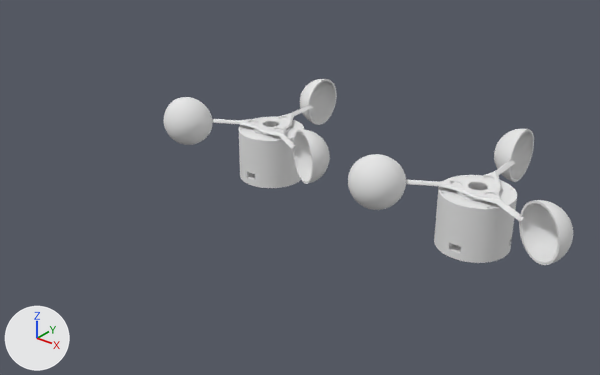
Before and after pictures for a commit that changed the Blender file illustration.blend.
Before and after are seen from a 50 mm camera at (775.0, -899.0, 551.0) aimed at (166.0, -137.0, 79.0). The axes (+X, +Y, +Z) are drawn at lower left. The lights are the same throughout.

The scene before the commit, as lines of its bpy script (objects in view):
```python
ob_cube = bpy.data.objects.new('Cube', me_cube)
ob_cube.location = (0.0, 0.0, 0.0)
ob_cube_001 = bpy.data.objects.new('Cube.001', me_cube_001)
ob_cube_001.location = (0.0, 130.0, 83.0)
ob_cube_001.rotation_euler = (3.142, 1.571, 0.0)  # degrees (180, 90, 0)
ob_cube_002 = bpy.data.objects.new('Cube.002', me_cube_002)
ob_cube_002.location = (-112.6, -65.0, 83.0)
ob_cube_002.rotation_euler = (1.047, 1.571, 0.0)  # degrees (60, 90, 0)
ob_cube_003 = bpy.data.objects.new('Cube.003', me_cube_003)
ob_cube_003.location = (112.6, -65.0, 83.0)
ob_cube_003.rotation_euler = (-1.047, 1.571, 0.0)  # degrees (-60, 90, 0)
ob_cube_005 = bpy.data.objects.new('Cube.005', me_cube_005)
ob_cube_005.location = (237.4, -65.0, 83.0)
ob_cube_005.rotation_euler = (1.047, 1.571, 0.0)  # degrees (60, 90, 0)
ob_plane_001 = bpy.data.objects.new('Plane.001', me_plane_001)
ob_plane_001.location = (0.0, 0.0, 83.0)
```
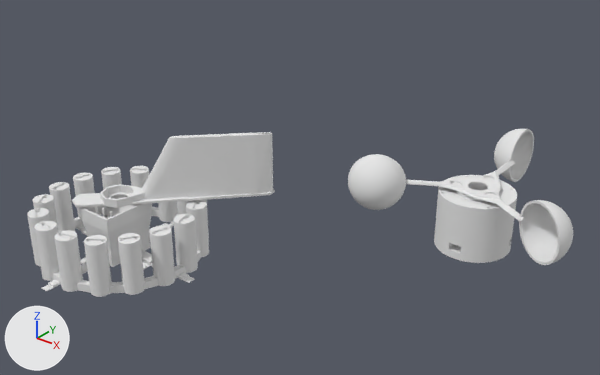
Pixel boxes [x1, y1, x2, y2] of what changed, in the pictures (600 x 375 px):
'Plane', added: after [27, 166, 209, 297]
'Cube.004', added: after [72, 132, 275, 208]
'Cube', deleted: before [239, 117, 304, 188]
'Cube.002', deleted: before [164, 97, 212, 145]
'Cube.003', deleted: before [293, 130, 330, 184]
'Cube.001', deleted: before [300, 79, 337, 125]
'Plane.001', deleted: before [212, 104, 313, 149]

Patch to the scene script:
```diff
--- a/illustration.blend.py
+++ b/illustration.blend.py
@@ mat_material_003 @@
+mat_material_003 = diffuse_material('Material.003')
+mat_material_003.base_color = (0.8, 0.8, 0.8)  # white #e7e7e7
@@ mat_material_001 @@
+mat_material_001 = diffuse_material('Material.001')
+mat_material_001.base_color = (0.8, 0.8, 0.8)  # white #e7e7e7
@@ me_cube_009 @@
+me_cube_009.from_pydata(...)  # 965 vertices, 537 faces, 1 loose edge; spans x -48.0..142.0, y -48.0..142.0, z -3.0..80.0
+me_cube_009.materials.append(mat_material_003)  # white #e7e7e7
@@ me_plane @@
+me_plane.from_pydata(...)  # 4244 vertices, 2260 faces; spans x -126.0..126.0, y -126.0..126.0, z 0.0..72.0
+me_plane.materials.append(mat_material_001)  # white #e7e7e7
@@ ob_cube_003 @@
-ob_cube_003 = bpy.data.objects.new('Cube.003', me_cube_003)
-ob_cube_003.location = (112.6, -65.0, 83.0)
-ob_cube_003.rotation_euler = (-1.047, 1.571, 0.0)  # degrees (-60, 90, 0)
@@ ob_cube_002 @@
-ob_cube_002 = bpy.data.objects.new('Cube.002', me_cube_002)
-ob_cube_002.location = (-112.6, -65.0, 83.0)
-ob_cube_002.rotation_euler = (1.047, 1.571, 0.0)  # degrees (60, 90, 0)
@@ ob_cube @@
-ob_cube = bpy.data.objects.new('Cube', me_cube)
-ob_cube.location = (0.0, 0.0, 0.0)
@@ ob_plane_001 @@
-ob_plane_001 = bpy.data.objects.new('Plane.001', me_plane_001)
-ob_plane_001.location = (0.0, 0.0, 83.0)
@@ ob_cube_001 @@
-ob_cube_001 = bpy.data.objects.new('Cube.001', me_cube_001)
-ob_cube_001.location = (0.0, 130.0, 83.0)
-ob_cube_001.rotation_euler = (3.142, 1.571, 0.0)  # degrees (180, 90, 0)
@@ ob_cube_004 @@
+ob_cube_004 = bpy.data.objects.new('Cube.004', me_cube_009)
+ob_cube_004.location = (0.0, -300.0, 76.0)
@@ ob_plane @@
+ob_plane = bpy.data.objects.new('Plane', me_plane)
+ob_plane.location = (0.0, -300.0, 0.0)
```
